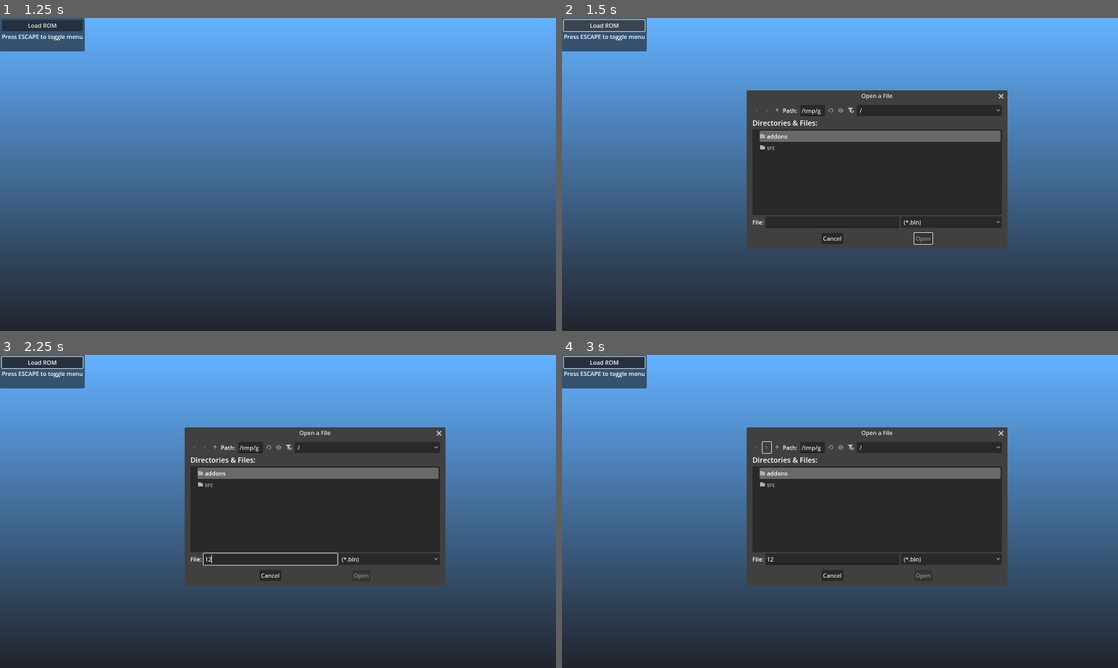
Above: before the commit, frames 1-4 (two rows, left to right).
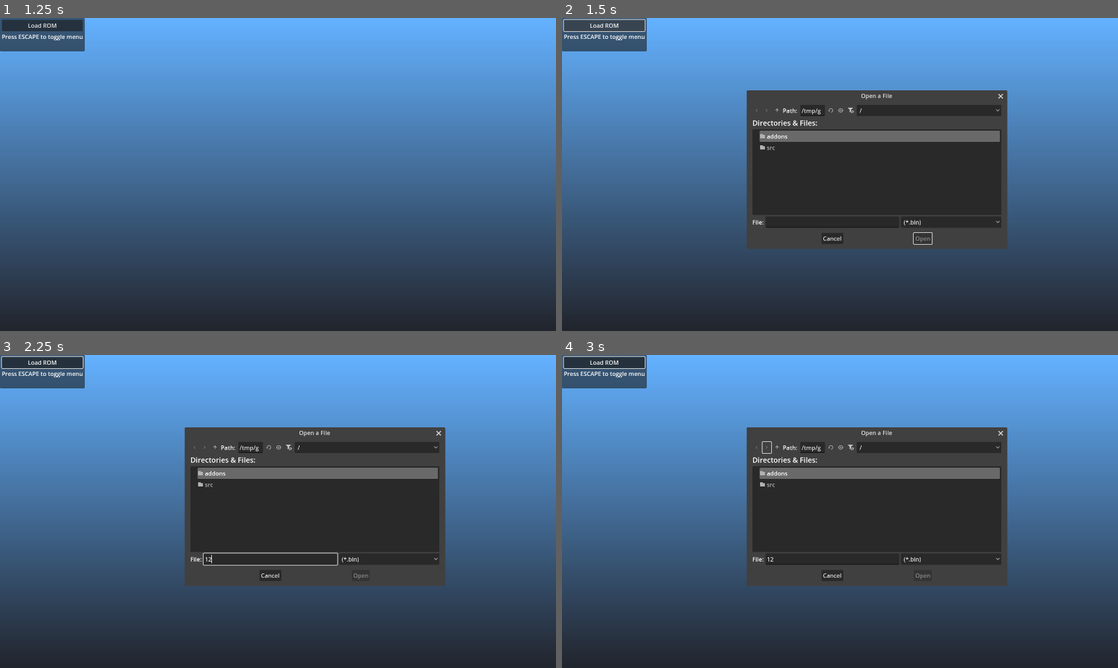
Above: after the commit, the same moments.

Repository: mrgudenheim/TacticsEngineG
Game: Godot game, scene res://src/battle/battle_manager.tscn
Same seed, same stepped clock (60 frames per second), same inputs: the game is played once before the commit and once after it.
Inputs (mouse positions are in pixels of both pictures, inside the frame that each line leads up to):
- Up to frame 1 (1.25 s): tap Enter (ui_accept) at 0.5, 0.77 s; move the mouse to (400, 158) at 0.52 s; hold D from 0.53 s (still down); tap Down (camera_down) at 0.6 s; click (400, 158) at 0.67 s
- Up to frame 2 (1.5 s): release D at 1.25 s; click "Load ROM" at 1.25 s
- Up to frame 3 (2.25 s): click (272, 558) at 2.02 s; type "12" at 2.1 s
- Up to frame 4 (3 s): click (767, 448) at 2.75 s

Frame 1 is identical in both runs. In frame 2, 0.1% of the frame differs, in the area x 53-81%, y 23-73%; in frame 3, 0.1%; in frame 4, 0.1%.

Commit message:
initial targeting strategy based on range and action flags

Diff:
--- a/src/actions/targeting_range.gd
+++ b/src/actions/targeting_range.gd
@@ -1,9 +1,51 @@
 class_name RangeTargeting
 extends TargetingStrategy
 
+# TODO Arc https://ffhacktics.com/wiki/Arc_Range_Calculation_Routine
+
 func get_potential_targets(action_instance: ActionInstance) -> Array[TerrainTile]:
-	push_error("Using base TargetingStrategy instead of specific targeting strategy")
-	return []
+	var potential_targets: Array[TerrainTile] = []
+	#action_instance.user.get_map_paths(action_instance.battle_manager.total_map_tiles, action_instance.battle_manager.units)
+
+	var min_tile_pos: Vector2i = action_instance.user.map_position - Vector2i(action_instance.action.max_targeting_range, action_instance.action.max_targeting_range)
+	var max_tile_pos: Vector2i = action_instance.user.map_position + Vector2i(action_instance.action.max_targeting_range, action_instance.action.max_targeting_range)
+
+	for map_x: int in range(min_tile_pos.x, max_tile_pos.x + 1):
+		for map_y: int in range(min_tile_pos.y, max_tile_pos.y + 1):
+			var map_pos: Vector2i = Vector2i(map_x, map_y)
+			if action_instance.battle_manager.total_map_tiles.has(map_pos):
+				var relative_pos: Vector2i = map_pos - action_instance.user.map_position
+				var distance_xy: int = abs(relative_pos.x) + abs(relative_pos.y)
+
+				if action_instance.action.targeting_linear:
+					if relative_pos.x != 0 and relative_pos.y != 0:
+						continue
+
+				var min_height: float = 0
+				if action_instance.action.targeting_top_down:
+					var map_tiles_at_pos: Array[TileData] = action_instance.battle_manager.total_map_tiles[map_pos].duplicate()
+					if map_tiles_at_pos.size() > 1:
+						map_tiles_at_pos.sort_custom(func(a: TileData, b: TileData): return a.height_mid > b.height_mid)
+						min_height = map_tiles_at_pos[0].height_mid
+
+
+				for tile: TileData in action_instance.battle_manager.total_map_tiles[map_pos]:
+					if action_instance.action.targeting_top_down and tile.height_mid < min_height:
+						continue
+
+					var distance_vert: float = tile.height_mid - action_instance.user.tile_position.height_mid
+					if action_instance.action.cant_target_self and tile == action_instance.user.tile_position:
+						continue
+					elif distance_xy >= action_instance.action.min_targeting_range and distance_xy <= action_instance.action.max_targeting_range:
+						if not action_instance.action.has_vertical_tolerance_from_user:
+							potential_targets.append(tile)
+						elif abs(distance_vert) <= action_instance.action.vertical_tolerance:
+							potential_targets.append(tile)
+
+					# TODO direct (raycast), arc
+					# TODO aoe flags: linear, 3 directions, direct, vertical tolerance, top-down
+
+	return potential_targets
 
 
 func start_targeting(action_instance: ActionInstance) -> void:
